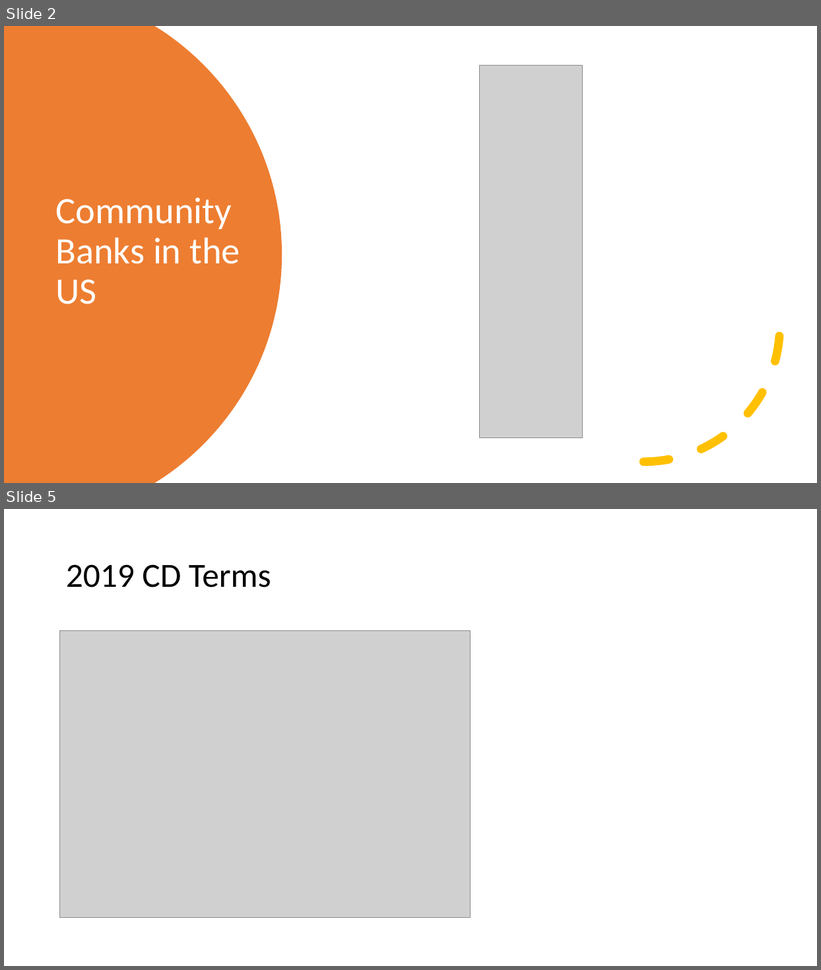
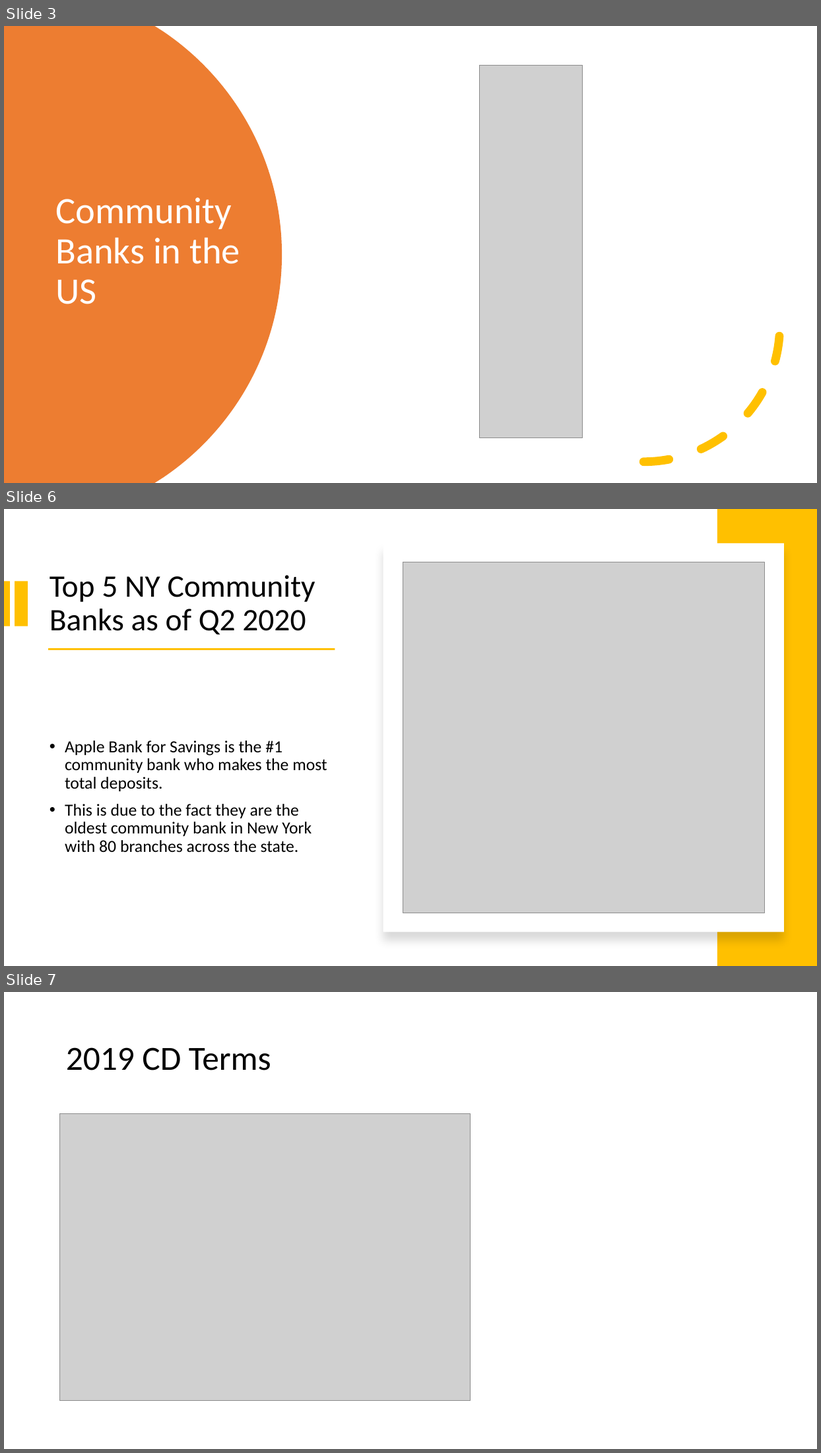
Before and after one commit to StephanieChew-nyc/Stephanie_Chew_Capstone_4, a slide deck: Stephanie_Chew_Capstone_4.pptx. Shown one above the other, each under a label of ours: slides 2 and 5 before the commit, slides 3, 6 and 7 after it; the slides between them are not shown. The pictures are 821x970 and 821x1453 pixels, drawn with LibreOffice and Linux fonts; fonts in the diff are those of the drawing; grey boxes stand for pictures. Boxes give left, top, right and bottom in pixels: in the first picture for what was removed or moved away, otherwise in the second. Text is boxed around its words. In the diff, an @@ line names an element or a change of style, - is before the commit and + after.

```diff
--- a/Stephanie_Chew_Capstone_4.pptx
+++ b/Stephanie_Chew_Capstone_4.pptx
@@ slide 6 added at [4,509,817,966], background #FFFFFF @@
@@ rectangle added at [717,509,817,966], fill #FFC000 @@
@@ rectangle added at [384,543,784,932], fill #FFFFFF @@
@@ picture added at [403,562,765,913] @@
@@ rectangle added at [4,581,10,626], fill #FFC000 @@
@@ rectangle added at [15,581,27,626], fill #FFC000 @@
@@ title added at [50,575,316,635], 37 pt, text #000000 @@
+Top 5 NY Community Banks as of Q2 2020
@@ rectangle added at [48,649,335,650], fill #FFC000 @@
@@ text added at [65,741,327,853], 20 pt, text #000000 @@
+• Apple Bank for Savings is the #1 community bank who makes the most total deposits.
+• This is due to the fact they are the oldest community bank in New York with 80 branches across the state.
@@ what was slide 2 is now slide 3 @@
@@ what was slide 5 is now slide 7 @@
```
Also in this commit, not shown: 2 slides changed, 3 other slides added, 2 slides removed, 4 other files.
